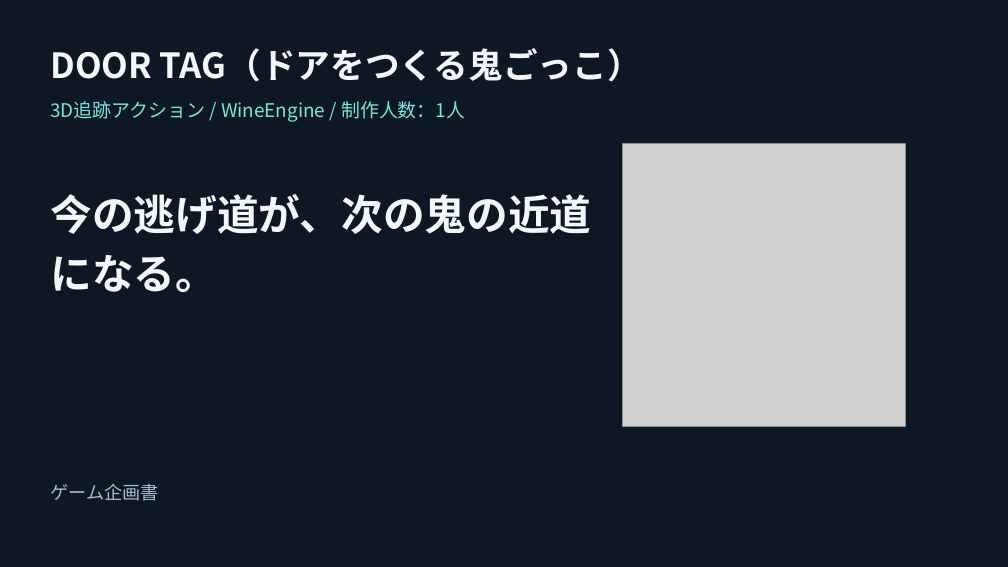
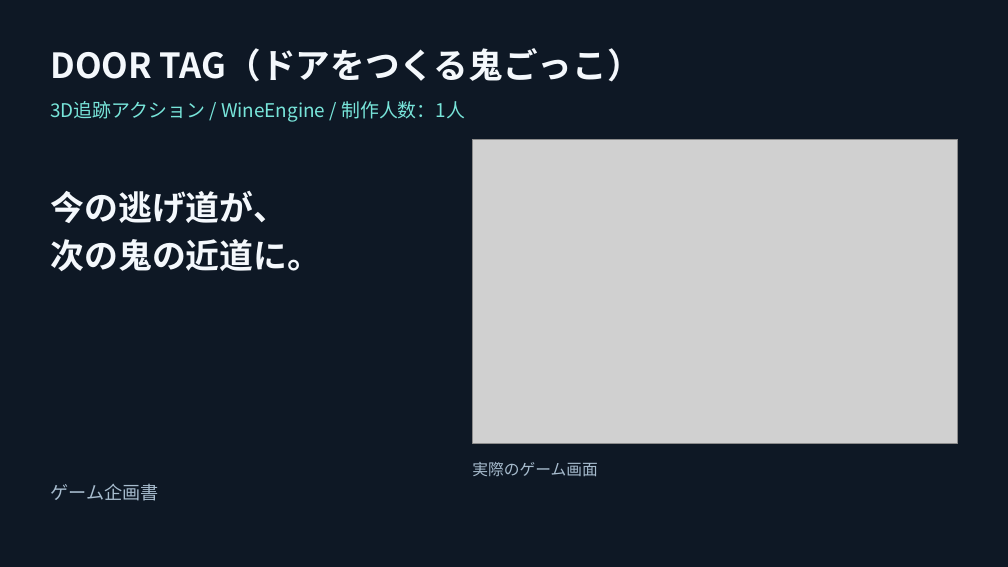
Before and after one commit to kuon-haruto/portfolio, a slide deck: slide 1 of documents/proposals/door-tag_proposal.pptx. Drawn at 1008x567 pixels with LibreOffice and Linux fonts; fonts in the diff are those of the drawing; grey boxes stand for pictures. Boxes give left, top, right and bottom in pixels: in the first picture for what was removed or moved away, otherwise in the second. Text is boxed around its words. In the diff, an @@ line names an element or a change of style, - is before the commit and + after.

Commit message:
WineEngine作品の実プレイ画像と企画資料を追加
## 変更内容
- DOOR TAG、冒険者ショップ、一発調色の実画面を作品欄と企画書・仕様書に掲載
- 一発調色の企画書（PowerPoint・PDF）と仕様書（PDF）を追加し、制作人数1人を明記

```diff
--- a/documents/proposals/door-tag_proposal.pptx
+++ b/documents/proposals/door-tag_proposal.pptx
@@ picture: place and size @@
-picture at (622,144,906,427)
+picture at (473,139,958,444)
@@ text at (50,191,321,271): text changed; size 39.8 to 32.2 pt @@
-今の逃げ道が、次の鬼の近道になる。
+今の逃げ道が、
+次の鬼の近道に。
@@ text added at (472,462,597,477), 15 pt, text #A7BCCE @@
+実際のゲーム画面
```
Also in this commit, not shown: 1 other slide changed, 23 other files.
